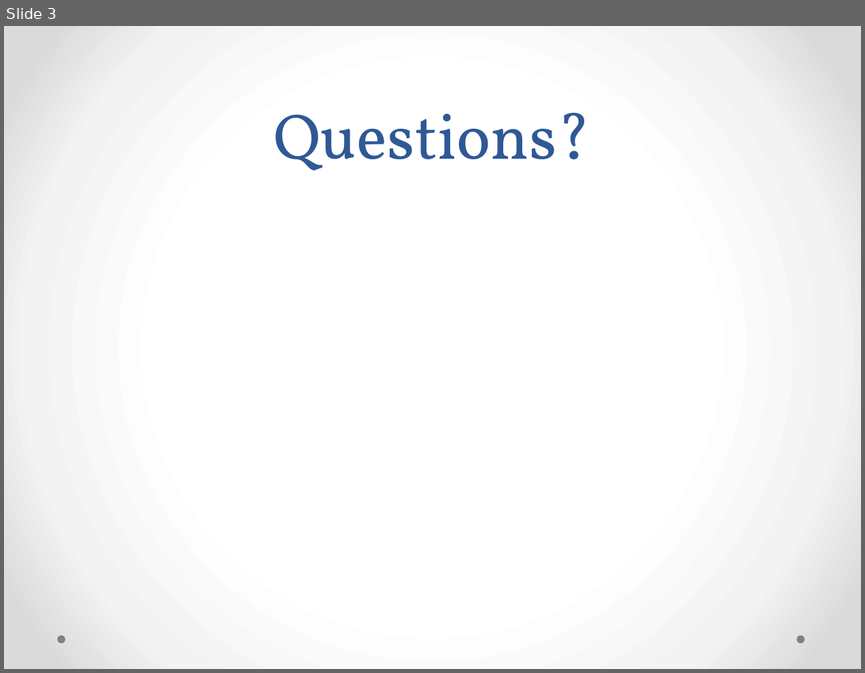
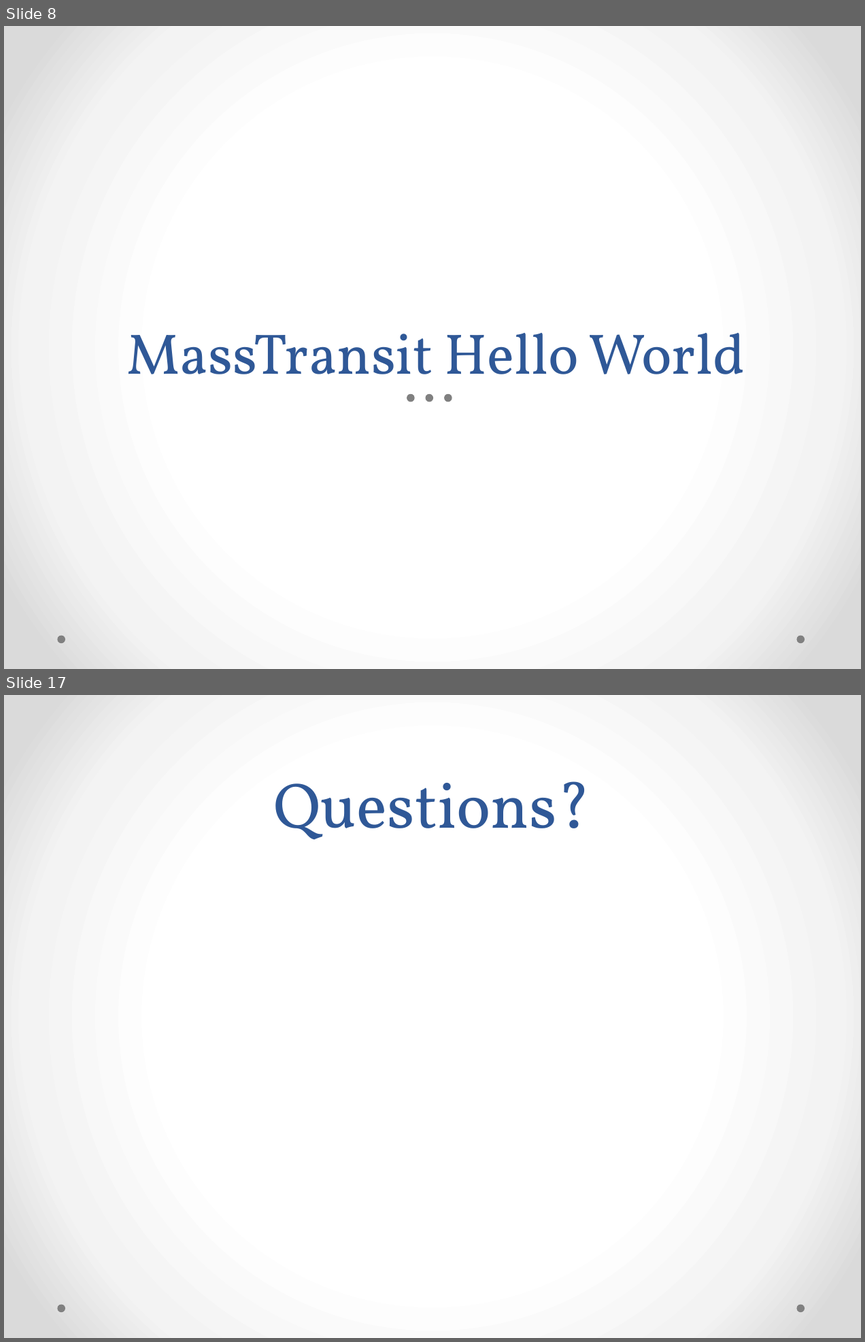
Before and after one commit to ekepes/Presentations, a slide deck: GetOnTheBus/Get on the Bus with MassTransit.pptx. Shown one above the other, each under a label of ours: slide 3 before the commit, slides 8 and 17 after it; the slides between them are not shown. The pictures are 865x673 and 865x1342 pixels, drawn with LibreOffice and Linux fonts; fonts in the diff are those of the drawing. Boxes give left, top, right and bottom in pixels: in the first picture for what was removed or moved away, otherwise in the second. Text is boxed around its words. In the diff, an @@ line names an element or a change of style, - is before the commit and + after.

```diff
--- a/GetOnTheBus/Get on the Bus with MassTransit.pptx
+++ b/GetOnTheBus/Get on the Bus with MassTransit.pptx
@@ slide 8 added at [4, 26, 861, 669], background gradient #FFFFFF to #F4F4F4 to #DADADA; not listed: 2 template elements that a slide beside it also shows @@
@@ title added at [126, 333, 745, 399], 48 pt, text #2F5897 @@
+MassTransit Hello World
@@ ellipse added at [407, 394, 415, 401], fill #808080 @@
@@ ellipse added at [426, 394, 433, 401], fill #808080 @@
@@ ellipse added at [445, 394, 452, 401], fill #808080 @@
@@ what was slide 3 is now slide 17 @@
```
Also in this commit, not shown: 3 slides changed, 13 other slides added, 1 other file.
